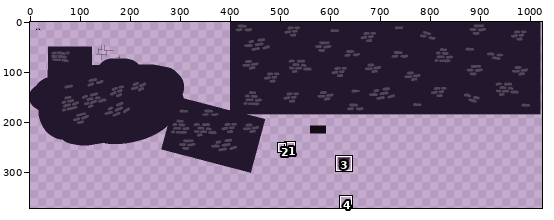
Edited in one commit: pixel-art file (assets/raw/canvas.ase). Above: a wide view before the commit, with the close-up outlined.
Close-up. Before the commit:
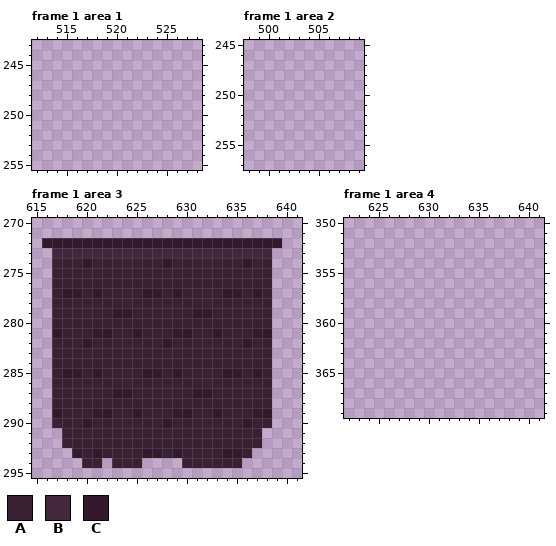
1024x1024 pixels, 4 frames. Colours within 5 levels of each other are drawn and written as one. Shown: frame 1 area 1: x 512..528, y 243..255; frame 1 area 2: x 498..509, y 245..257; frame 1 area 3: x 615..641, y 270..295; frame 1 area 4: x 622..641, y 350..369. The wide view leaves out empty margins. The commit also changed other frames or places, which this record leaves out.
Palette (. is transparent): A #392033  B #43283d  C #321a2c
Pixels before, frame 1 area 3, first column x 616:
272 CCCCCCCCCCCCCCCCCCCCCCCC
273 .BBBBBBBBBBBBBBBBBBBBBB.
274 .AAACAAAAAAACAAAAAAACAA.
275 .AAAAAAAAAAAAAAAAAAAAAA.
276 .AAAAAAAAAAAAAAAAAAAAAA.
277 .ACCACAAAACCACAAAACCACA.
278 .AAAAAAAAAAAAAAAAAAAAAA.
279 .AAAAAACCAAAAAACCAAAAAA.
280 .AAAAAAAAAAAAAAAAAAAAAA.
281 .CAAACCAACAAACCAACAAACC.
282 .AAACAAAAAAACAAAAAAACAA.
283 .AAAAAAAAAAAAAAAAAAAAAA.
284 .AAAAAAAAAAAAAAAAAAAAAA.
285 .ACCACAAAACCACAAAACCACA.
286 .AAAAAAAAAAAAAAAAAAAAAA.
287 .AAAAAACCAAAAAACCAAAAAA.
288 .AAAAAAAAAAAAAAAAAAAAAA.
289 .CAAACCAACAAACCAACAAACC.
290 .AAACAAAAAAACAAAAAAACAA.
291 ..AAAAAAAAAAAAAAAAAAAA..
292 ..AAAAAAAAAAAAAAAAAAAA..
293 ...CACAAAACCACAAAACCA...
294 ....AA.AAA....AAAAAA....
And afterwards:
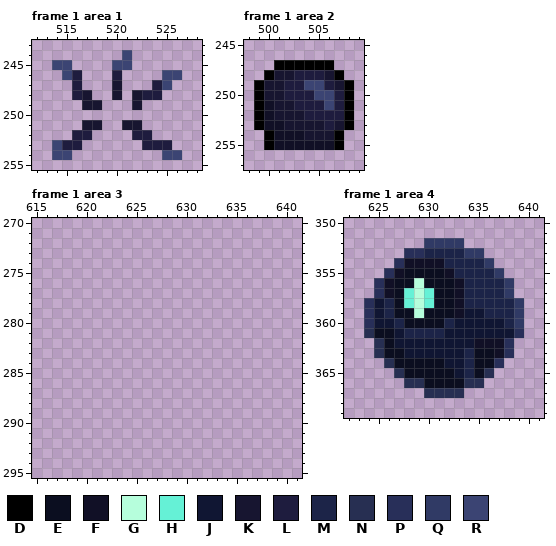
Colours new in this view: D #000000  E #0b0e20  F #111026  G #b6fedc  H #65f1d6  J #101633  K #171530  L #1e1c3e  M #1c2448  N #272f52  P #282f59  Q #303a65  R #3b4473
The edit:
Changed rows in their new state; - is an unchanged pixel.
Frame 1 area 1, layer "Layer 1":
first column x 514:
244 -------R-----
245 RR----RR-----
246 -RL---L----RR
247 --L---K---LR-
248 --LK--K-KLL--
249 ---KK---K----
251 ---KK--KK----
252 --LL----LL---
253 RLL------LLL-
254 RR---------RR
Frame 1 area 2, layer "Layer 1":
first column x 499:
247 --DDDDDD--
248 -DKKLLLKD-
249 DKKLLRRLKD
250 DKKLLLRRLD
251 DFKKLLLRLD
252 DFKKKLLLLD
253 DFFKKKKLKD
254 -DFFFKKKD-
255 -DFFFFFFD-
Frame 1 area 3, layer "Layer 1":
first column x 616:
272 ........................
273 -......................-
274 -......................-
275 -......................-
276 -......................-
277 -......................-
278 -......................-
279 -......................-
280 -......................-
281 -......................-
282 -......................-
283 -......................-
284 -......................-
285 -......................-
286 -......................-
287 -......................-
288 -......................-
289 -......................-
290 -......................-
291 --....................--
292 --....................--
293 ---..................---
294 ----..-...----......----
Frame 1 area 4, layer "Layer 1":
first column x 624:
352 ------QQQQ------
353 ----PPMMMMQQ----
354 ---PFFFFMMMMQ---
355 --PFEEEEFMMMMQ--
356 -PFEEGEEEFMMMMQ-
357 -PFEHGHEEFMMMMQ-
358 PJMEHGHEEFMMMMMQ
359 PJMEEGEEEFJJMMMQ
360 PJJMEEEEMJJJJJMQ
361 NEEJMMMMJJJJJJJP
362 -NEJJJJJJJJFFFP-
363 -NEEJJJJJJMEEFP-
364 --NEEEEEJJMEEP--
365 ---NEEEEEJMEN---
366 ----NNEEEENN----
367 ------NNNN------
Boxes around the changes in both close-ups, in picture pixels (x1, y1, x2, y2):
added: (52, 50, 182, 160)
added: (254, 60, 354, 150)
erased: (42, 238, 282, 468)
added: (364, 238, 524, 398)
